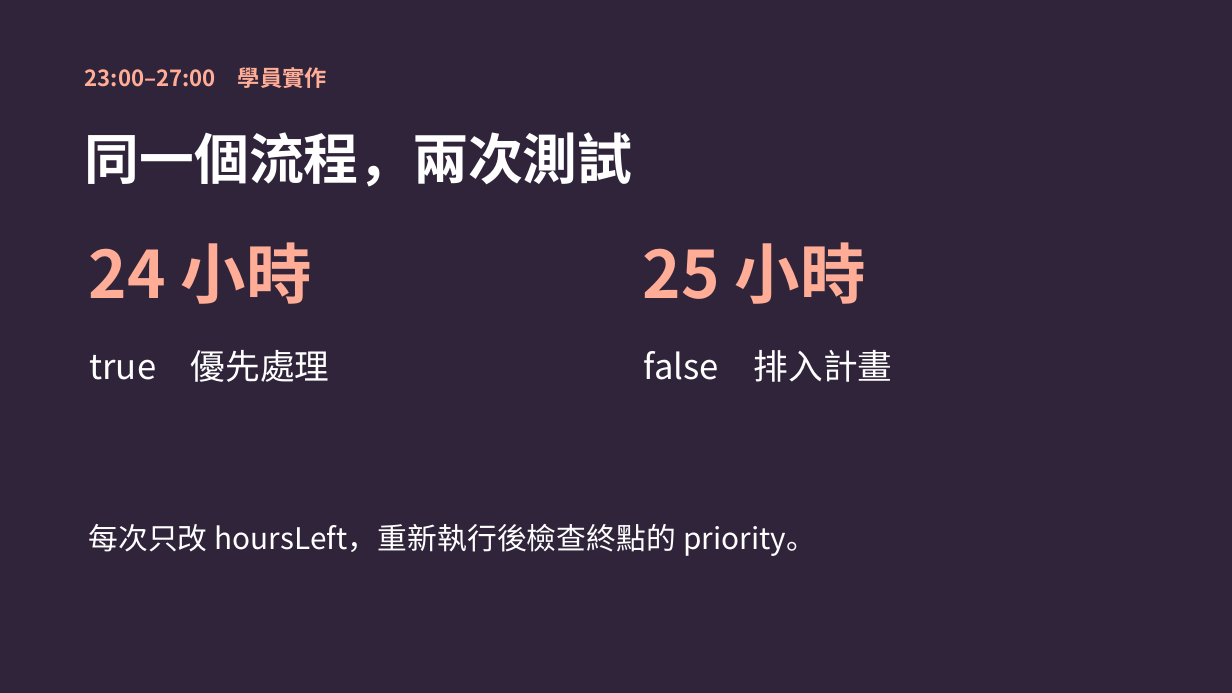
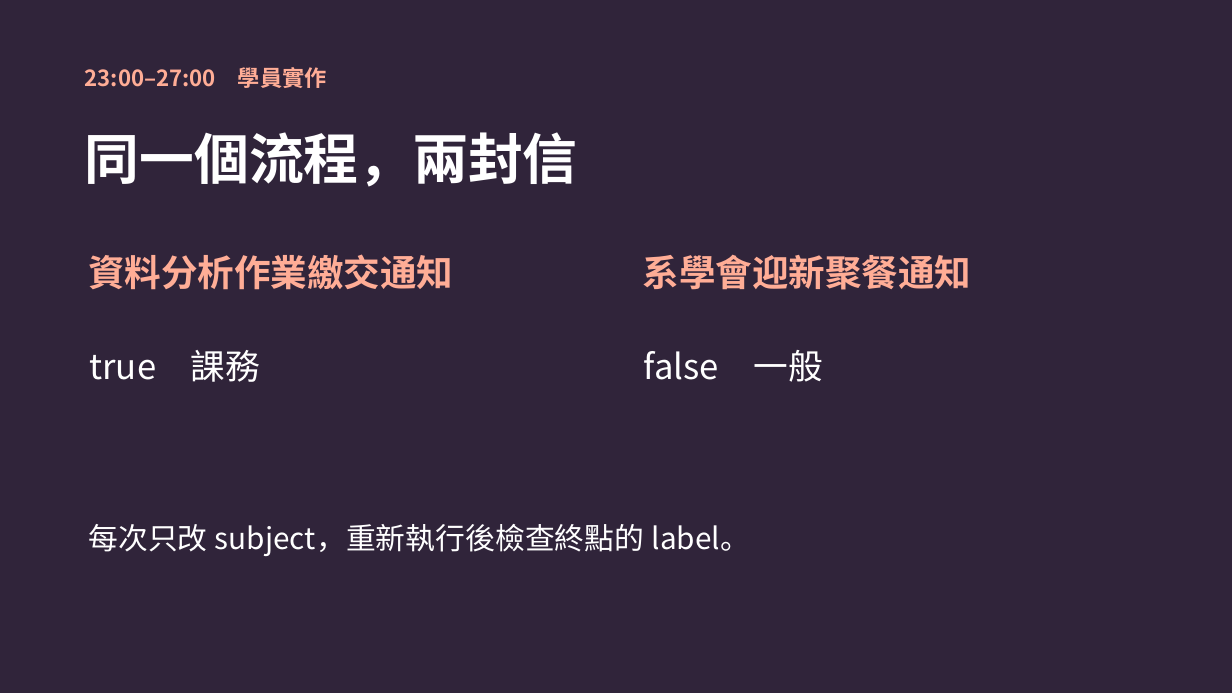
Before and after one commit to robylin829/n8n-30min-workshop, a slide deck: slide 6 of slides/n8n-30min-workshop.pptx. Drawn at 1232x693 pixels with LibreOffice and Linux fonts; fonts in the diff are those of the drawing. Boxes give left, top, right and bottom in pixels: in the first picture for what was removed or moved away, otherwise in the second. Text is boxed around its words. In the diff, an @@ line names an element or a change of style, - is before the commit and + after.

```diff
--- a/slides/n8n-30min-workshop.pptx
+++ b/slides/n8n-30min-workshop.pptx
@@ text at (85, 132, 578, 187): text changed @@
-同一個流程，兩次測試
+同一個流程，兩封信
@@ text at (89, 254, 454, 290): text changed; size 51 to 28.5 pt @@
-24 小時
+資料分析作業繳交通知
@@ text at (643, 254, 972, 290): text changed; size 51 to 28.5 pt @@
-25 小時
+系學會迎新聚餐通知
@@ text at (89, 350, 260, 382): text changed @@
-true 優先處理
+true 課務
@@ text at (644, 350, 823, 382): text changed @@
-false 排入計畫
+false 一般
@@ text at (89, 524, 751, 556): text changed @@
-每次只改 hoursLeft，重新執行後檢查終點的 priority。
+每次只改 subject，重新執行後檢查終點的 label。
```
Also in this commit, not shown: 6 other slides changed, 5 other files.
